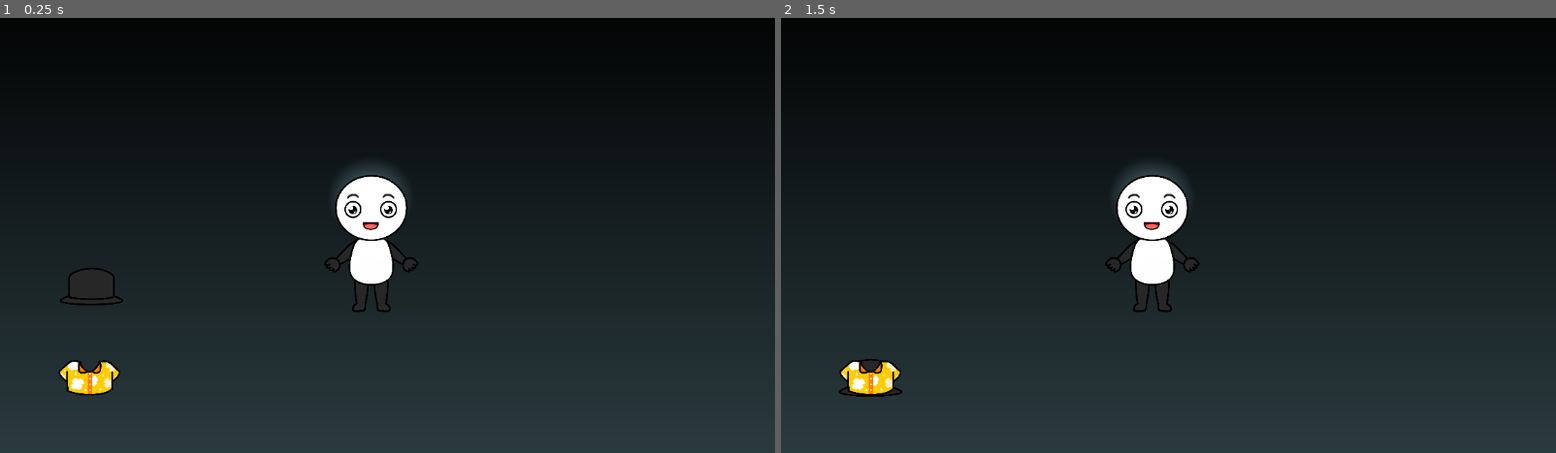
Above: before the commit, frames 1-2 (left to right).
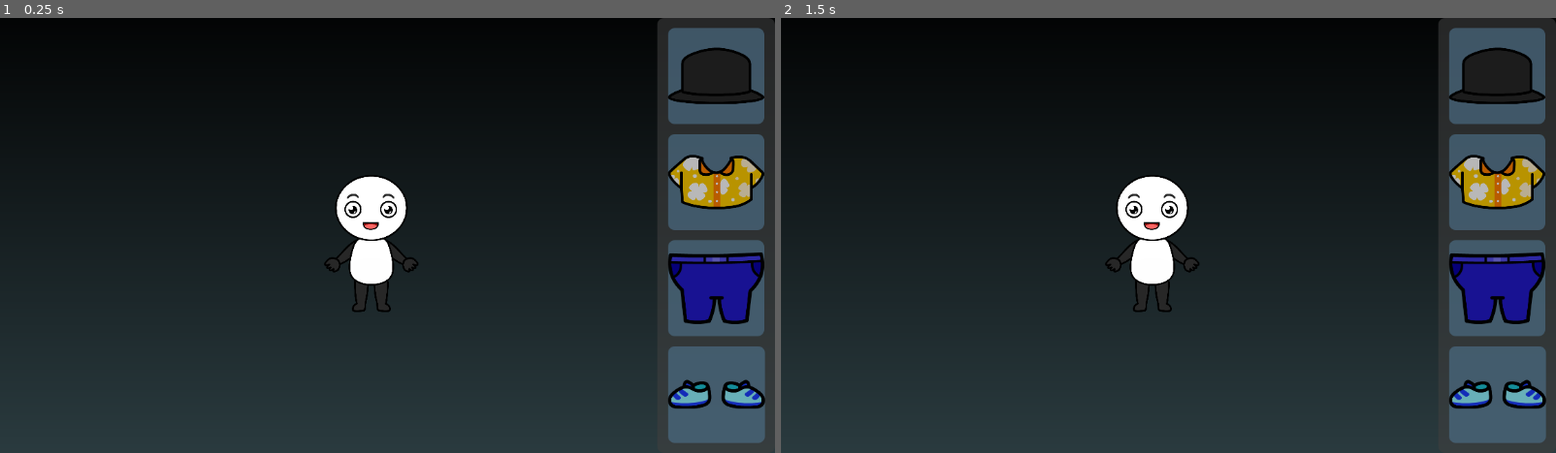
Above: after the commit, the same moments.

Repository: VedantS-32/Interview321a
Game: Godot game, scene res://scene/main.tscn
Same seed, same stepped clock (60 frames per second), same inputs: the game is played once before the commit and once after it.
Inputs (mouse positions are in pixels of both pictures, inside the frame that each line leads up to):
- Up to frame 1 (0.25 s): no input
- Up to frame 2 (1.5 s): tap Enter at 0.5 s; move the mouse to (874, 287) at 0.52 s; press the mouse at (874, 287) at 0.53 s; tap Space at 1.25 s; move the mouse to (874, 379) at 1.27 s; release the mouse at (874, 379) at 1.28 s; click (874, 379) at 1.35 s

The runs differ from the first frame. In frame 1, 12% of the frame differs, in the area x 7-100%, y 0-98%; in frame 2, 12%.

Commit message:
Added UI

Diff:
--- /dev/null
+++ b/mechanics/ItemPanel.tscn
@@ -0,0 +1,141 @@
+[gd_scene load_steps=8 format=3 uid="uid://djcgawor61crc"]
+
+[ext_resource type="Script" path="res://mechanics/item_panel.gd" id="1_pvbiq"]
+[ext_resource type="Texture2D" uid="uid://cflxpw8j1rl5e" path="res://texture/Hat_.png" id="2_8cry4"]
+[ext_resource type="Texture2D" uid="uid://dwludb4fai3oj" path="res://texture/Shirt_.png" id="3_td1cu"]
+[ext_resource type="Texture2D" uid="uid://ddbwn740gdyuy" path="res://texture/Pant_.png" id="4_lbjct"]
+[ext_resource type="Texture2D" uid="uid://bwe6k30yqegdr" path="res://texture/Shoes_.png" id="5_osk8f"]
+
+[sub_resource type="StyleBoxFlat" id="StyleBoxFlat_kq8up"]
+bg_color = Color(0.340339, 0.340339, 0.340339, 0.588235)
+corner_radius_top_left = 10
+corner_radius_top_right = 10
+corner_radius_bottom_right = 10
+corner_radius_bottom_left = 10
+
+[sub_resource type="StyleBoxFlat" id="StyleBoxFlat_jr1kr"]
+bg_color = Color(0.415863, 0.606335, 0.743932, 0.647059)
+corner_radius_top_left = 10
+corner_radius_top_right = 10
+corner_radius_bottom_right = 10
+corner_radius_bottom_left = 10
+
+[node name="ItemPanel" type="Control"]
+layout_mode = 3
+anchors_preset = 15
+anchor_right = 1.0
+anchor_bottom = 1.0
+grow_horizontal = 2
+grow_vertical = 2
+script = ExtResource("1_pvbiq")
+
+[node name="HBoxContainer" type="HBoxContainer" parent="."]
+layout_mode = 1
+anchors_preset = 11
+anchor_left = 1.0
+anchor_right = 1.0
+anchor_bottom = 1.0
+offset_left = -1152.0
+grow_horizontal = 0
+grow_vertical = 2
+alignment = 1
+metadata/_edit_use_anchors_ = true
+
+[node name="Panel" type="Panel" parent="HBoxContainer"]
+modulate = Color(0.720467, 0.720468, 0.720467, 1)
+custom_minimum_size = Vector2(175, 0)
+layout_mode = 2
+size_flags_horizontal = 10
+theme_override_styles/panel = SubResource("StyleBoxFlat_kq8up")
+
+[node name="MarginContainer" type="MarginContainer" parent="HBoxContainer/Panel"]
+layout_mode = 1
+anchors_preset = 15
+anchor_right = 1.0
+anchor_bottom = 1.0
+grow_horizontal = 2
+grow_vertical = 2
+theme_override_constants/margin_left = 15
+theme_override_constants/margin_top = 15
+theme_override_constants/margin_right = 15
+theme_override_constants/margin_bottom = 15
+
+[node name="VBoxContainer" type="VBoxContainer" parent="HBoxContainer/Panel/MarginContainer"]
+layout_mode = 2
+theme_override_constants/separation = 15
+
+[node name="AspectRatioContainer" type="AspectRatioContainer" parent="HBoxContainer/Panel/MarginContainer/VBoxContainer"]
+layout_mode = 2
+size_flags_vertical = 3
+
+[node name="Panel" type="Panel" parent="HBoxContainer/Panel/MarginContainer/VBoxContainer/AspectRatioContainer"]
+layout_mode = 2
+theme_override_styles/panel = SubResource("StyleBoxFlat_jr1kr")
+
+[node name="TextureRect" type="TextureRect" parent="HBoxContainer/Panel/MarginContainer/VBoxContainer/AspectRatioContainer/Panel"]
+layout_mode = 1
+anchors_preset = 15
+anchor_right = 1.0
+anchor_bottom = 1.0
+grow_horizontal = 2
+grow_vertical = 2
+texture = ExtResource("2_8cry4")
+expand_mode = 4
+stretch_mode = 5
+
+[node name="AspectRatioContainer2" type="AspectRatioContainer" parent="HBoxContainer/Panel/MarginContainer/VBoxContainer"]
+layout_mode = 2
+size_flags_vertical = 3
+
+[node name="Panel" type="Panel" parent="HBoxContainer/Panel/MarginContainer/VBoxContainer/AspectRatioContainer2"]
+layout_mode = 2
+theme_override_styles/panel = SubResource("StyleBoxFlat_jr1kr")
+
+[node name="TextureRect" type="TextureRect" parent="HBoxContainer/Panel/MarginContainer/VBoxContainer/AspectRatioContainer2/Panel"]
+layout_mode = 1
+anchors_preset = 15
+anchor_right = 1.0
+anchor_bottom = 1.0
+grow_horizontal = 2
+grow_vertical = 2
+texture = ExtResource("3_td1cu")
+expand_mode = 4
+stretch_mode = 5
+
+[node name="AspectRatioContainer3" type="AspectRatioContainer" parent="HBoxContainer/Panel/MarginContainer/VBoxContainer"]
+layout_mode = 2
+size_flags_vertical = 3
+
+[node name="Panel" type="Panel" parent="HBoxContainer/Panel/MarginContainer/VBoxContainer/AspectRatioContainer3"]
+layout_mode = 2
+theme_override_styles/panel = SubResource("StyleBoxFlat_jr1kr")
+
+[node name="TextureRect" type="TextureRect" parent="HBoxContainer/Panel/MarginContainer/VBoxContainer/AspectRatioContainer3/Panel"]
+layout_mode = 1
+anchors_preset = 15
+anchor_right = 1.0
+anchor_bottom = 1.0
+grow_horizontal = 2
+grow_vertical = 2
+texture = ExtResource("4_lbjct")
+expand_mode = 4
+stretch_mode = 5
+
+[node name="AspectRatioContainer4" type="AspectRatioContainer" parent="HBoxContainer/Panel/MarginContainer/VBoxContainer"]
+layout_mode = 2
+size_flags_vertical = 3
+
+[node name="Panel" type="Panel" parent="HBoxContainer/Panel/MarginContainer/VBoxContainer/AspectRatioContainer4"]
+layout_mode = 2
+theme_override_styles/panel = SubResource("StyleBoxFlat_jr1kr")
+
+[node name="TextureRect" type="TextureRect" parent="HBoxContainer/Panel/MarginContainer/VBoxContainer/AspectRatioContainer4/Panel"]
+layout_mode = 1
+anchors_preset = 15
+anchor_right = 1.0
+anchor_bottom = 1.0
+grow_horizontal = 2
+grow_vertical = 2
+texture = ExtResource("5_osk8f")
+expand_mode = 4
+stretch_mode = 5
--- /dev/null
+++ b/mechanics/item_panel.gd
@@ -0,0 +1,22 @@
+extends Control
+
+@onready var item_container = $HBoxContainer/Panel/MarginContainer/VBoxContainer
+var outfit_class = preload("res://mechanics/outfit/outfit.tscn")
+# Called when the node enters the scene tree for the first time.
+func _ready() -> void:
+	pass # Replace with function body.
+
+func _input(event: InputEvent) -> void:
+	var panels = item_container.get_children()
+	var i = 1
+	for panel in panels:
+		if event.is_action_pressed("Click") and panel.get_global_rect().has_point(event.position):
+			var new_outfit = outfit_class.instantiate()
+			new_outfit.global_position = event.position
+			new_outfit.initialize(Vector2(event.position), i)
+			get_viewport().add_child(new_outfit)
+		i += 1
+
+# Called every frame. 'delta' is the elapsed time since the previous frame.
+func _process(delta: float) -> void:
+	pass
--- a/mechanics/outfit/outfit.gd
+++ b/mechanics/outfit/outfit.gd
@@ -2,42 +2,66 @@
 
 extends Node2D
 
-enum outfit_type {NONE, HAT, SHIRT, PANT, SHOES}
+enum outfit_type {NONE, HAT, SHIRT, PANTS, SHOES}
 
 @export var outfit : outfit_type
+
 
 var inRange : bool = false
 var isEquiped : bool = false
 var isDragging : bool = false
-var isMouseOver : bool = false
+var toFree : bool = false
 var mousePos : Vector2 = Vector2.ZERO
 var difference : Vector2
 var delay = 0.15
 var anchorPos : Vector2 = Vector2.ZERO
+var uiPos : Vector2 = Vector2.ZERO
 
 # Called when the node enters the scene tree for the first time.
 func _ready() -> void:
 	pass # Replace with function body.
+
+func initialize(pos: Vector2, pOutfit: outfit_type) -> void:
+	var sprite = find_child("Sprite2D")
+	match pOutfit:
+		outfit_type.HAT:
+			sprite.texture = load("res://texture/Hat_.png")
+		outfit_type.SHIRT:
+			sprite.texture = load("res://texture/Shirt_.png")
+		outfit_type.PANTS:
+			sprite.texture = load("res://texture/Pant_.png")
+		outfit_type.SHOES:
+			sprite.texture = load("res://texture/Shoes_.png")
+	outfit = pOutfit
+	uiPos = pos
+	isDragging = true
 
 # Called every frame. 'delta' is the elapsed time since the previous frame.
 func _process(delta: float) -> void:
 	if isDragging:
 		var tween = create_tween()
 		tween.tween_property(self, "global_position", get_global_mouse_position(), delay)
-	elif inRange:
+	elif inRange and (not toFree):
 		var tween = create_tween()
 		tween.tween_property(self, "global_position", anchorPos, delay)
 		GlobalSignal.emit_signal("outfitEquipped")
+		isEquiped = true
 		inRange = false
+	elif not isEquiped and (not isDragging):
+		toFree = true
+		var tween = create_tween()
+		tween.tween_property(self, "global_position", uiPos, delay)
+		var timer = Timer.new()
+		timer.wait_time = delay
+		timer.one_shot = true
+		add_child(timer)
+		timer.start()
+		timer.timeout.connect(queue_free)
 
 func _input(event: InputEvent) -> void:
-	if event.is_action_pressed("Click") and isMouseOver:
+	var sprite = find_child("Sprite2D") as Sprite2D
+	if event.is_action_pressed("Click") and sprite.get_rect().has_point(to_local(event.position)):
 		isDragging = true
+		isEquiped = false
 	elif event.is_action_released("Click"):
 		isDragging = false
-
-func _on_area_2d_mouse_entered() -> void:
-	isMouseOver = true
-
-func _on_area_2d_mouse_exited() -> void:
-	isMouseOver = false
--- a/mechanics/outfit/outfit.tscn
+++ b/mechanics/outfit/outfit.tscn
@@ -4,7 +4,7 @@
 [ext_resource type="Texture2D" uid="uid://cflxpw8j1rl5e" path="res://texture/Hat_.png" id="1_idy6a"]
 
 [sub_resource type="CircleShape2D" id="CircleShape2D_2jclp"]
-radius = 40.0
+radius = 27.0185
 
 [node name="Outfit" type="Node2D"]
 z_index = 3
--- a/mechanics/outfit_anchor/outfit_anchor.gd
+++ b/mechanics/outfit_anchor/outfit_anchor.gd
@@ -15,24 +15,26 @@
 
 func _on_anchor_area_area_entered(area: Area2D) -> void:
 	var outfitInRange = area.get_parent() as Outfit
-	if not outfit:
-		print("Anchor outfit enum not selected")
-	elif not outfitInRange.outfit:
-		print("Outfit enum not selected")
-	elif outfitInRange.outfit == outfit:
-		var light = get_node("PointLight2D") as PointLight2D
-		var tween = create_tween()
-		tween.tween_property(light, "energy", 16, 0.5)
-		outfitInRange.anchorPos = self.global_position
-		outfitInRange.inRange = true
+	if outfitInRange:
+		if not outfit:
+			print("Anchor outfit enum not selected")
+		elif not outfitInRange.outfit:
+			print("Outfit enum not selected")
+		elif outfitInRange.outfit == outfit:
+			var light = get_node("PointLight2D") as PointLight2D
+			var tween = create_tween()
+			tween.tween_property(light, "energy", 16, 0.5)
+			outfitInRange.anchorPos = self.global_position
+			outfitInRange.inRange = true
 
 
 func _on_anchor_area_area_exited(area: Area2D) -> void:
 	var outfitInRange = area.get_parent() as Outfit
-	var light = get_node("PointLight2D") as PointLight2D
-	var tween = create_tween()
-	tween.tween_property(light, "energy", 0, 0.5)
-	outfitInRange.inRange = false
+	if outfitInRange:
+		var light = get_node("PointLight2D") as PointLight2D
+		var tween = create_tween()
+		tween.tween_property(light, "energy", 0, 0.5)
+		outfitInRange.inRange = false
 
 func turn_off_lights() -> void:
 	var light = get_node("PointLight2D") as PointLight2D
--- a/mechanics/outfit_anchor/outfit_anchor.tscn
+++ b/mechanics/outfit_anchor/outfit_anchor.tscn
@@ -4,8 +4,6 @@
 
 [node name="OutfitAnchor" type="Node2D"]
 script = ExtResource("1_xerqm")
-drop_position = null
-outfit = null
 
 [node name="AnchorArea" type="Area2D" parent="."]
 
--- a/scene/character.tscn
+++ b/scene/character.tscn
@@ -15,9 +15,21 @@
 fill = 1
 fill_from = Vector2(0.5, 0.555556)
 
+[sub_resource type="CircleShape2D" id="CircleShape2D_5qajj"]
+radius = 128.25
+
+[sub_resource type="Gradient" id="Gradient_a4tyf"]
+offsets = PackedFloat32Array(0, 0.760181)
+colors = PackedColorArray(1, 1, 1, 1, 0, 0, 0, 1)
+
+[sub_resource type="GradientTexture2D" id="GradientTexture2D_a4pot"]
+gradient = SubResource("Gradient_a4tyf")
+fill = 1
+fill_from = Vector2(0.508547, 0.495726)
+
 [sub_resource type="Gradient" id="Gradient_psbtc"]
 resource_name = "Tex1"
-offsets = PackedFloat32Array(0, 0.515837)
+offsets = PackedFloat32Array(0, 0.542986)
 colors = PackedColorArray(1, 1, 1, 1, 0, 0, 0, 1)
 
 [sub_resource type="GradientTexture2D" id="GradientTexture2D_hl0gp"]
@@ -25,6 +37,19 @@
 gradient = SubResource("Gradient_psbtc")
 fill = 1
 fill_from = Vector2(0.482906, 0.555556)
+
+[sub_resource type="CapsuleShape2D" id="CapsuleShape2D_k7i3a"]
+radius = 64.0
+height = 272.0
+
+[sub_resource type="Gradient" id="Gradient_y4maa"]
+offsets = PackedFloat32Array(0, 0.828054)
+colors = PackedColorArray(1, 1, 1, 1, 0, 0, 0, 1)
+
+[sub_resource type="GradientTexture2D" id="GradientTexture2D_ikau2"]
+gradient = SubResource("Gradient_y4maa")
+fill = 1
+fill_from = Vector2(0.517094, 0.465812)
 
 [node name="Character" type="Node2D"]
 
@@ -34,7 +59,6 @@
 
 [node name="ShirtOutfitAnchor2" parent="Character" instance=ExtResource("2_2kt1h")]
 position = Vector2(0, 72)
-drop_position = null
 outfit = 2
 
 [node name="CollisionShape2D" type="CollisionShape2D" parent="Character/ShirtOutfitAnchor2/AnchorArea" index="0"]
@@ -49,9 +73,23 @@
 range_z_max = 1
 texture = SubResource("GradientTexture2D_2tr4p")
 
+[node name="PantOutfitAnchor" parent="Character" instance=ExtResource("2_2kt1h")]
+position = Vector2(0, 256)
+outfit = 3
+
+[node name="CollisionShape2D" type="CollisionShape2D" parent="Character/PantOutfitAnchor/AnchorArea" index="0"]
+position = Vector2(0, 48)
+shape = SubResource("CircleShape2D_5qajj")
+
+[node name="PointLight2D" type="PointLight2D" parent="Character/PantOutfitAnchor"]
+scale = Vector2(4.7649, 4.46463)
+energy = 0.0
+range_z_min = 0
+range_z_max = 1
+texture = SubResource("GradientTexture2D_a4pot")
+
 [node name="HeadOutfitAnchor" parent="Character" instance=ExtResource("2_2kt1h")]
 position = Vector2(0, -424)
-drop_position = null
 outfit = 1
 
 [node name="CollisionShape2D" type="CollisionShape2D" parent="Character/HeadOutfitAnchor/AnchorArea" index="0"]
@@ -62,10 +100,29 @@
 [node name="PointLight2D" type="PointLight2D" parent="Character/HeadOutfitAnchor"]
 position = Vector2(8, 112)
 scale = Vector2(10.5649, 9.89913)
-energy = 4.25
+energy = 0.0
 range_z_min = 0
 range_z_max = 1
 texture = SubResource("GradientTexture2D_hl0gp")
 
+[node name="ShoeOutfitAnchor" parent="Character" instance=ExtResource("2_2kt1h")]
+position = Vector2(0, 376)
+outfit = 4
+
+[node name="CollisionShape2D" type="CollisionShape2D" parent="Character/ShoeOutfitAnchor/AnchorArea" index="0"]
+position = Vector2(-0.319931, -0.319946)
+rotation = 1.57079
+shape = SubResource("CapsuleShape2D_k7i3a")
+
+[node name="PointLight2D" type="PointLight2D" parent="Character/ShoeOutfitAnchor"]
+position = Vector2(-0.319931, -8.31995)
+scale = Vector2(4.08146, 4.08146)
+energy = 0.0
+range_z_min = 0
+range_z_max = 1
+texture = SubResource("GradientTexture2D_ikau2")
+
 [editable path="Character/ShirtOutfitAnchor2"]
+[editable path="Character/PantOutfitAnchor"]
 [editable path="Character/HeadOutfitAnchor"]
+[editable path="Character/ShoeOutfitAnchor"]
--- /dev/null
+++ b/scene/main.gd
@@ -0,0 +1,11 @@
+extends Node2D
+
+
+# Called when the node enters the scene tree for the first time.
+func _ready() -> void:
+	pass
+
+
+# Called every frame. 'delta' is the elapsed time since the previous frame.
+func _process(delta: float) -> void:
+	pass
--- a/scene/main.gdshader
+++ /dev/null
@@ -1,14 +0,0 @@
-shader_type canvas_item;
-
-void vertex() {
-	// Called for every vertex the material is visible on.
-}
-
-void fragment() {
-	// Called for every pixel the material is visible on.
-}
-
-//void light() {
-	// Called for every pixel for every light affecting the CanvasItem.
-	// Uncomment to replace the default light processing function with this one.
-//}
--- a/scene/main.tscn
+++ b/scene/main.tscn
@@ -1,8 +1,8 @@
 [gd_scene load_steps=6 format=3 uid="uid://dtc5ti4yjxb78"]
 
 [ext_resource type="PackedScene" uid="uid://bcskyyf2jjage" path="res://scene/character.tscn" id="1_2x8rh"]
-[ext_resource type="Texture2D" uid="uid://dwludb4fai3oj" path="res://texture/Shirt_.png" id="3_dxmkp"]
-[ext_resource type="PackedScene" uid="uid://bwcchncftfadm" path="res://mechanics/outfit/outfit.tscn" id="4_tyr04"]
+[ext_resource type="Script" path="res://scene/main.gd" id="1_3e0w0"]
+[ext_resource type="PackedScene" uid="uid://djcgawor61crc" path="res://mechanics/ItemPanel.tscn" id="3_0jwai"]
 
 [sub_resource type="Gradient" id="Gradient_dstu2"]
 colors = PackedColorArray(0, 0, 0, 1, 0.175555, 0.243848, 0.260942, 1)
@@ -11,6 +11,7 @@
 gradient = SubResource("Gradient_dstu2")
 
 [node name="Main" type="Node2D"]
+script = ExtResource("1_3e0w0")
 
 [node name="Sprite2D" type="Sprite2D" parent="."]
 position = Vector2(569.989, 314.168)
@@ -22,16 +23,6 @@
 position = Vector2(552, 336)
 scale = Vector2(0.250063, 0.250063)
 
-[node name="Hat" parent="." instance=ExtResource("4_tyr04")]
-position = Vector2(136, 400)
-outfit = 1
+[node name="CanvasLayer" type="CanvasLayer" parent="."]
 
-[node name="Shirt" parent="." instance=ExtResource("4_tyr04")]
-position = Vector2(133, 536)
-outfit = 2
-
-[node name="Sprite2D" parent="Shirt" index="0"]
-texture = ExtResource("3_dxmkp")
-
-[editable path="Hat"]
-[editable path="Shirt"]
+[node name="ItemPanel" parent="CanvasLayer" instance=ExtResource("3_0jwai")]
Not shown: 1 places in scene/character.tscn that only renumber resources
Not shown, added: mechanics/Ite34AE.tmp
